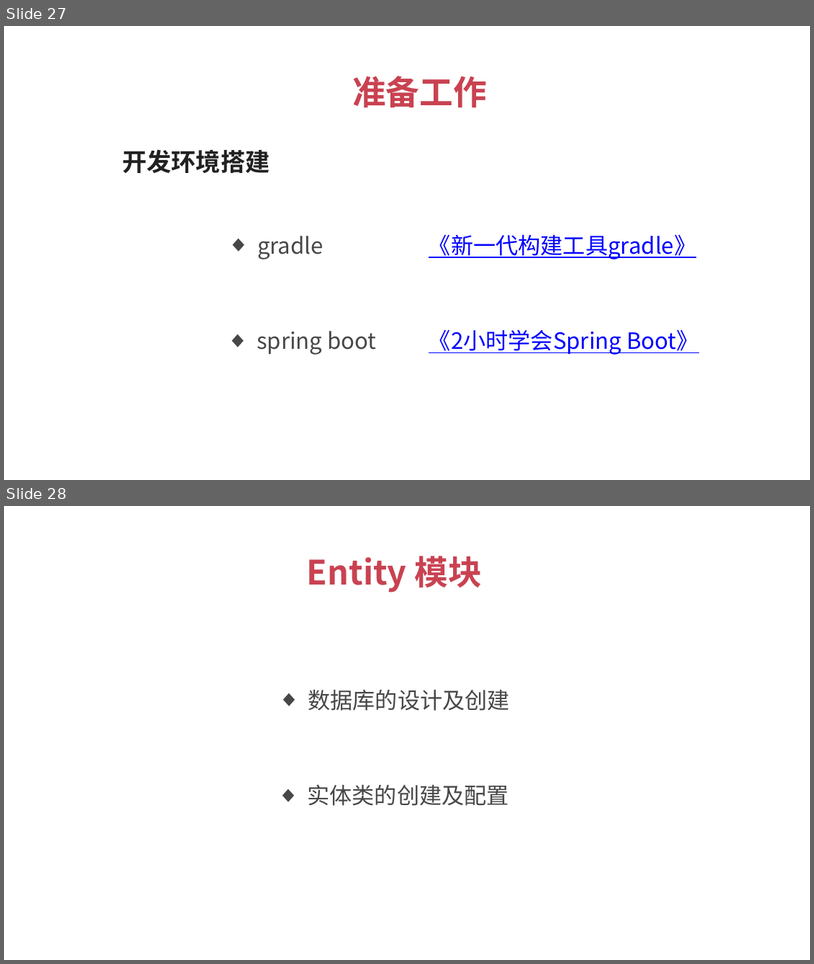
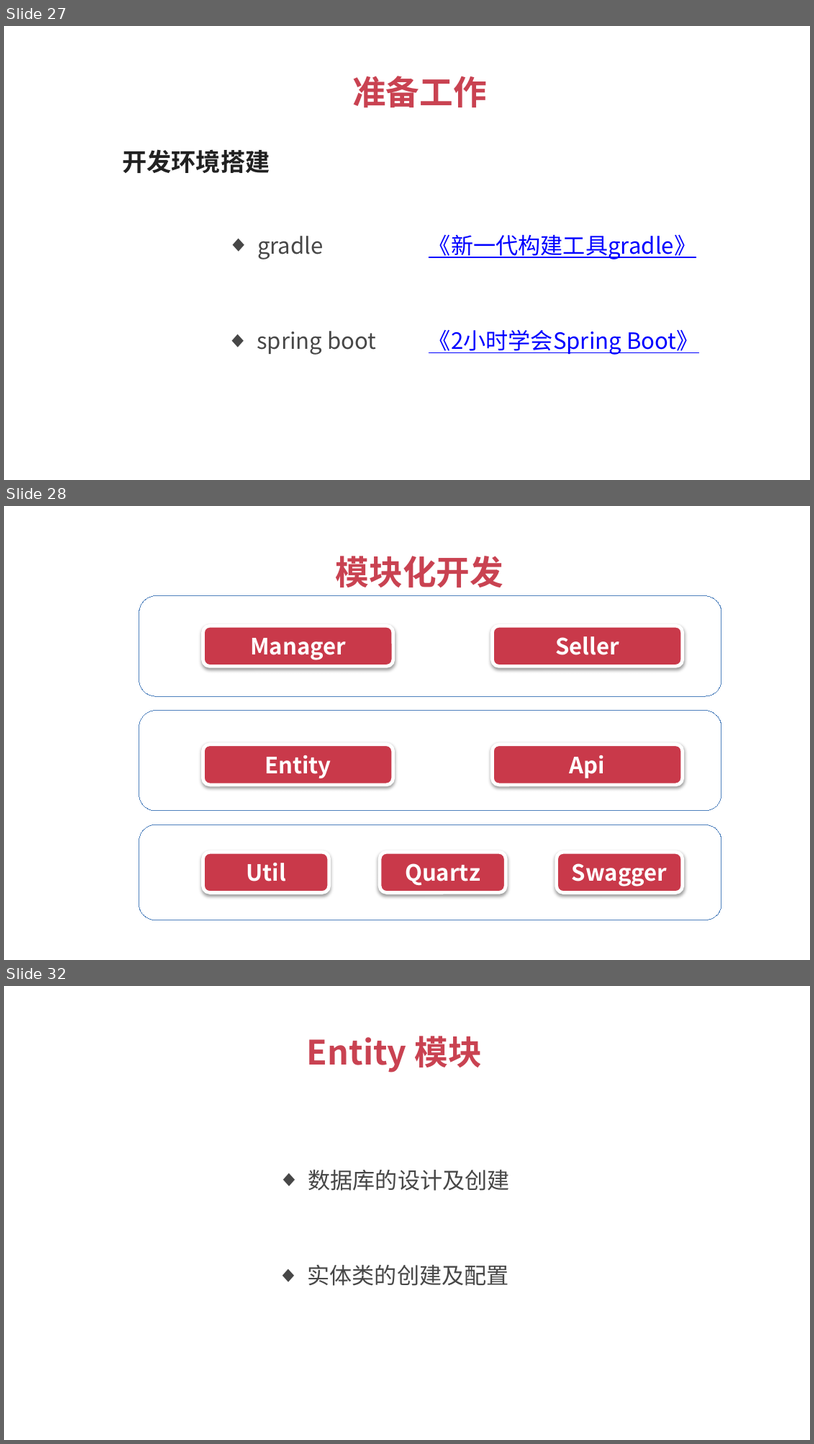
Before and after one commit to 1329555958/financial, a slide deck: 理财平台.pptx. Shown one above the other, each under a label of ours: slides 27 and 28 before the commit, slides 27, 28 and 32 after it; the slides between them are not shown. The pictures are 814x964 and 814x1444 pixels, drawn with LibreOffice and Linux fonts; fonts in the diff are those of the drawing. Boxes give left, top, right and bottom in pixels: in the first picture for what was removed or moved away, otherwise in the second. Text is boxed around its words. In the diff, an @@ line names an element or a change of style, - is before the commit and + after.

```diff
--- a/理财平台.pptx
+++ b/理财平台.pptx
@@ slide 28 added at bbox=[4, 506, 810, 960], background #FFFFFF @@
@@ text added at bbox=[336, 556, 504, 587], 30 pt, text #C94251, bold @@
+模块化开发
@@ rounded rectangle added at bbox=[139, 595, 723, 696], outline #4F81BD 0.75 pt @@
@@ rounded rectangle added at bbox=[203, 626, 394, 666], fill #C9394A, outline #FFFFFF 3 pt, 20 pt, text #FFFFFF, bold @@
+Manager
@@ rounded rectangle added at bbox=[493, 626, 683, 666], fill #C9394A, outline #FFFFFF 3 pt, 20 pt, text #FFFFFF, bold @@
+Seller
@@ rounded rectangle added at bbox=[139, 710, 723, 811], outline #4F81BD 0.75 pt @@
@@ rounded rectangle added at bbox=[203, 744, 394, 784], fill #C9394A, outline #FFFFFF 3 pt, 20 pt, text #FFFFFF, bold @@
+Entity
@@ rounded rectangle added at bbox=[493, 744, 683, 784], fill #C9394A, outline #FFFFFF 3 pt, 20 pt, text #FFFFFF, bold @@
+Api
@@ rounded rectangle added at bbox=[139, 824, 722, 920], outline #4F81BD 0.75 pt @@
@@ rounded rectangle added at bbox=[203, 852, 329, 892], fill #C9394A, outline #FFFFFF 3 pt, 20 pt, text #FFFFFF, bold @@
+Util
@@ rounded rectangle added at bbox=[380, 852, 506, 892], fill #C9394A, outline #FFFFFF 3 pt, 20 pt, text #FFFFFF, bold @@
+Quartz
@@ rounded rectangle added at bbox=[556, 852, 682, 892], fill #C9394A, outline #FFFFFF 3 pt, 20 pt, text #FFFFFF, bold @@
+Swagger
@@ what was slide 28 is now slide 32 @@
```
Also in this commit, not shown: 7 other slides added, 1 slide removed, 7 other files.
